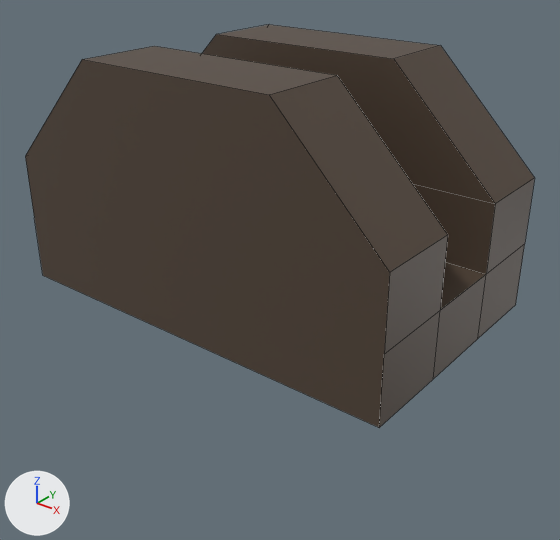
Before and after pictures for a commit that changed the Blender file Assets/VariousObjects.blend.
Before and after are seen from a 50 mm camera at (0.644, -0.783, 0.485) aimed at (0.029, -0.015, 0.008). The lights are fixed; the arrows at lower left show +X, +Y and +Z. Mesh edges are drawn as thin lines. The same objects are shown in both versions, whatever each file hides.

The first picture shows 'SwitchBase'.
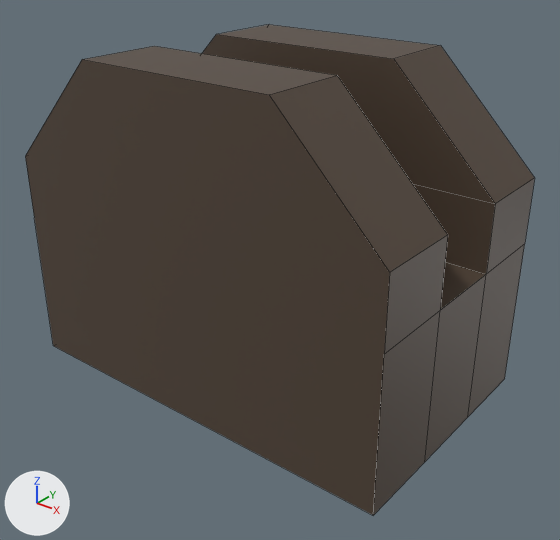
Boxes (x1, y1, x2, y2) around the edits, measured in the pictures (560 x 540 px; the box of a moved part takes in the faces that stretch with it):
'SwitchBase', reshaped (22% taller): before (25, 25, 535, 428); after (25, 25, 535, 515)
part 1 of me_cube_003, moved or reshaped: before (43, 273, 516, 428); after (43, 273, 516, 515)

Diff of the bpy script that builds the scene:
```diff
--- a/Assets/VariousObjects.blend.py
+++ b/Assets/VariousObjects.blend.py
@@ me_cube_003 @@
 me_cube_003.from_pydata(...)  # 32 vertices, 26 faces; spans x -0.3..0.3, y -0.18..0.18, z -0.038..0.302
 # used by ob_switchbase; location = (0.0, 0.0, 0.0)
 # before: 0 (-0.3, -0.18, -0.038) at pixel (42, 275), 1 (-0.3, 0.18, -0.038), 2 (0.3, -0.18, -0.038) at pixel (379, 427), 3 (0.3, 0.18, -0.038) at pixel (515, 304), 4 (-0.3, 0.06, -0.038)
 # before: 5 (-0.3, -0.06, -0.038), 6 (0.3, -0.06, -0.038) at pixel (433, 379), 7 (0.3, 0.06, -0.038) at pixel (477, 338)
+# me_cube_003 part 1
+for i in [*range(0, 8)]: me_cube_003.vertices[i].co += Vector((0.0, 0.0, -0.125))
 me_cube_003.materials.append(mat_inlays)
```
